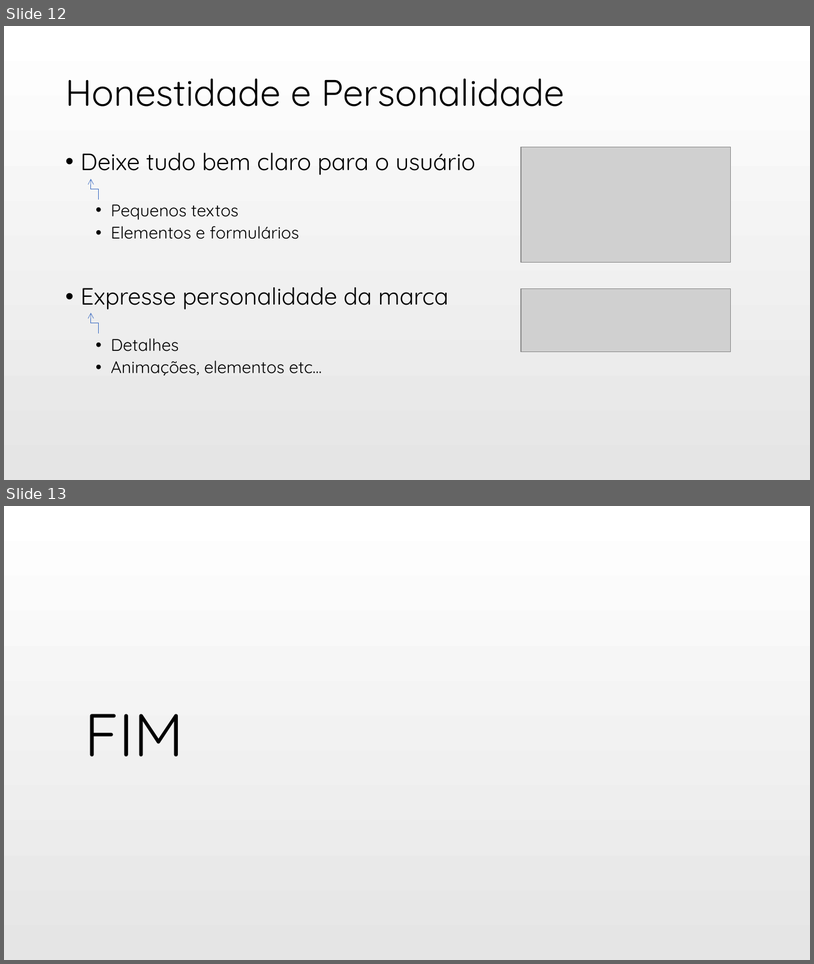
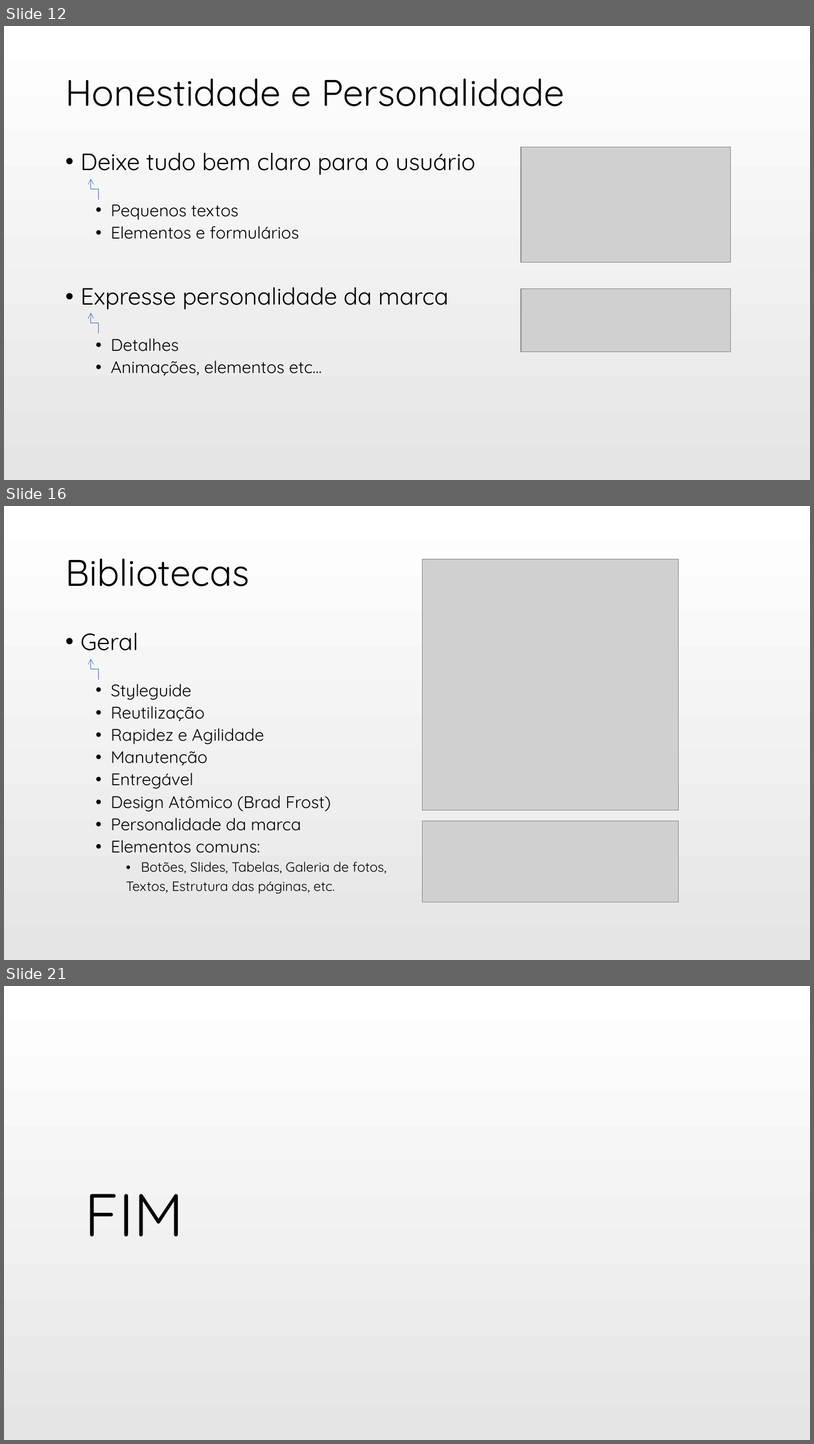
Before and after one commit to q-box/q-box.github.io, a slide deck: ux/Slide UX Design 02.pptx. Shown one above the other, each under a label of ours: slides 12 and 13 before the commit, slides 12, 16 and 21 after it; the slides between them are not shown. The pictures are 814x964 and 814x1444 pixels, drawn with LibreOffice and Linux fonts; fonts in the diff are those of the drawing; grey boxes stand for pictures. Boxes give left, top, right and bottom in pixels: in the first picture for what was removed or moved away, otherwise in the second. Text is boxed around its words. In the diff, an @@ line names an element or a change of style, - is before the commit and + after.

Commit message:
complementação do Slide UX Design 02

```diff
--- a/ux/Slide UX Design 02.pptx
+++ b/ux/Slide UX Design 02.pptx
@@ slide 16 added at [4, 506, 810, 960], background gradient #FFFFFF to #E5E5E5 @@
@@ title added at [65, 558, 249, 586], 44 pt, text #000000 @@
+Bibliotecas
@@ picture added at [423, 559, 679, 810] @@
@@ text added at [81, 633, 387, 894], 20 pt, text #000000 @@
+• Geral
+  • Styleguide
+  • Reutilização
+  • Rapidez e Agilidade
+  • Manutenção
+  • Entregável
+  • Design Atômico (Brad Frost)
+  • Personalidade da marca
+  • Elementos comuns:
+    • Botões, Slides, Tabelas, Galeria de fotos,
+    Textos, Estrutura das páginas, etc.
@@ elbow arrow added from (98, 679) to (91, 658), #4472C4 0.5 pt @@
@@ picture added at [423, 821, 679, 902] @@
@@ what was slide 13 is now slide 21 @@
```
Also in this commit, not shown: 1 slide changed, 7 other slides added.
